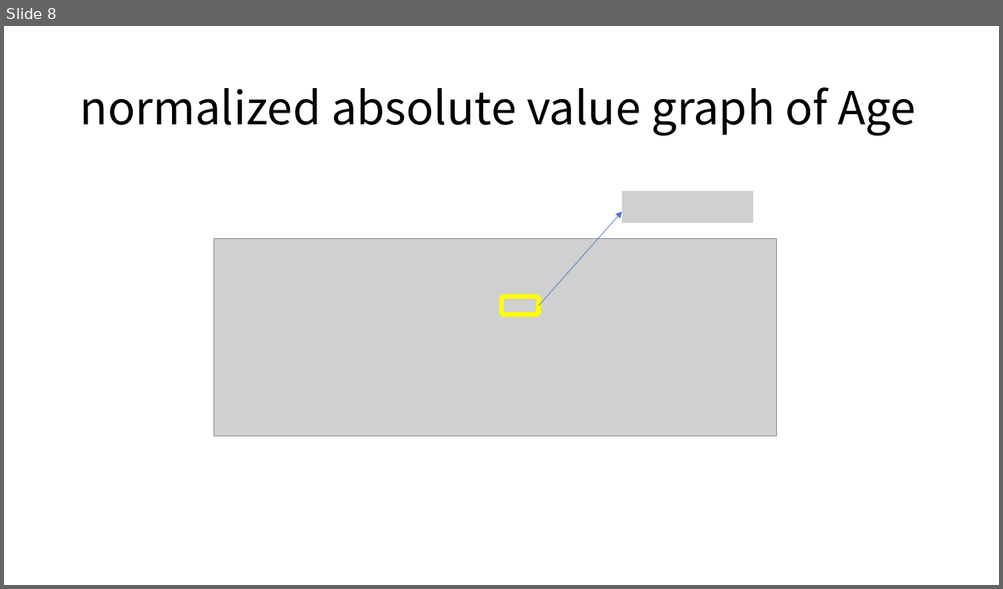
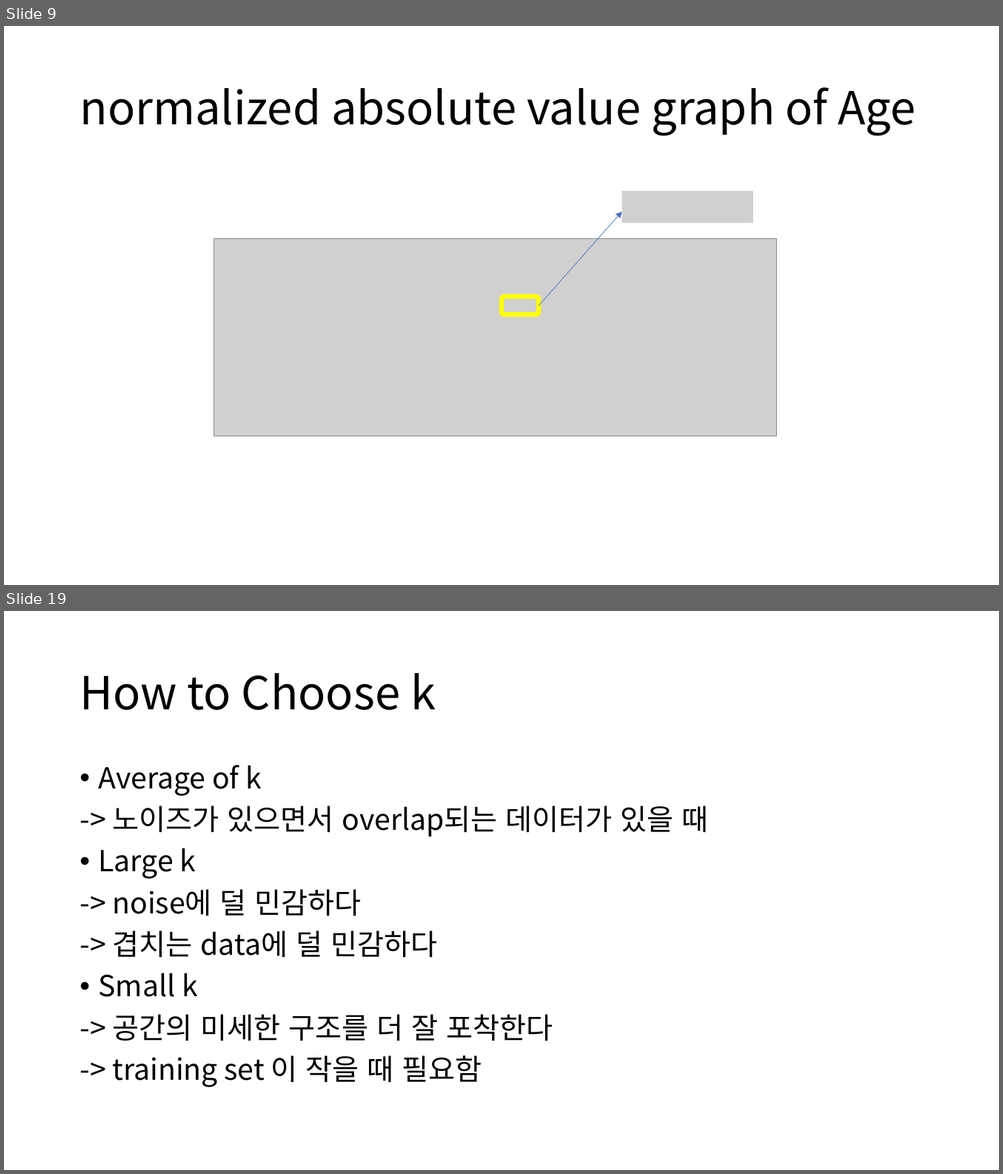
Before and after one commit to gudrb/machine_learning_class, a slide deck: IBL ppt.pptx. Shown one above the other, each under a label of ours: slide 8 before the commit, slides 9 and 19 after it; the slides between them are not shown. The pictures are 1003x589 and 1003x1174 pixels, drawn with LibreOffice and Linux fonts; fonts in the diff are those of the drawing; grey boxes stand for pictures. Boxes give left, top, right and bottom in pixels: in the first picture for what was removed or moved away, otherwise in the second. Text is boxed around its words. In the diff, an @@ line names an element or a change of style, - is before the commit and + after.

```diff
--- a/IBL ppt.pptx
+++ b/IBL ppt.pptx
@@ slide 19 added at <box>4,611,999,1170</box>, background #FFFFFF @@
@@ title added at <box>79,673,435,710</box>, 44 pt, text #000000 @@
+How to Choose k
@@ text added at <box>99,765,708,1088</box>, 28 pt, text #000000 @@
+• Average of k
+-> 노이즈가 있으면서 overlap되는 데이터가 있을 때
+• Large k
+-> noise에 덜 민감하다
+-> 겹치는 data에 덜 민감하다
+• Small k
+-> 공간의 미세한 구조를 더 잘 포착한다
+-> training set 이 작을 때 필요함
@@ what was slide 8 is now slide 9 @@
```
Also in this commit, not shown: 5 slides changed, 6 other slides added.
